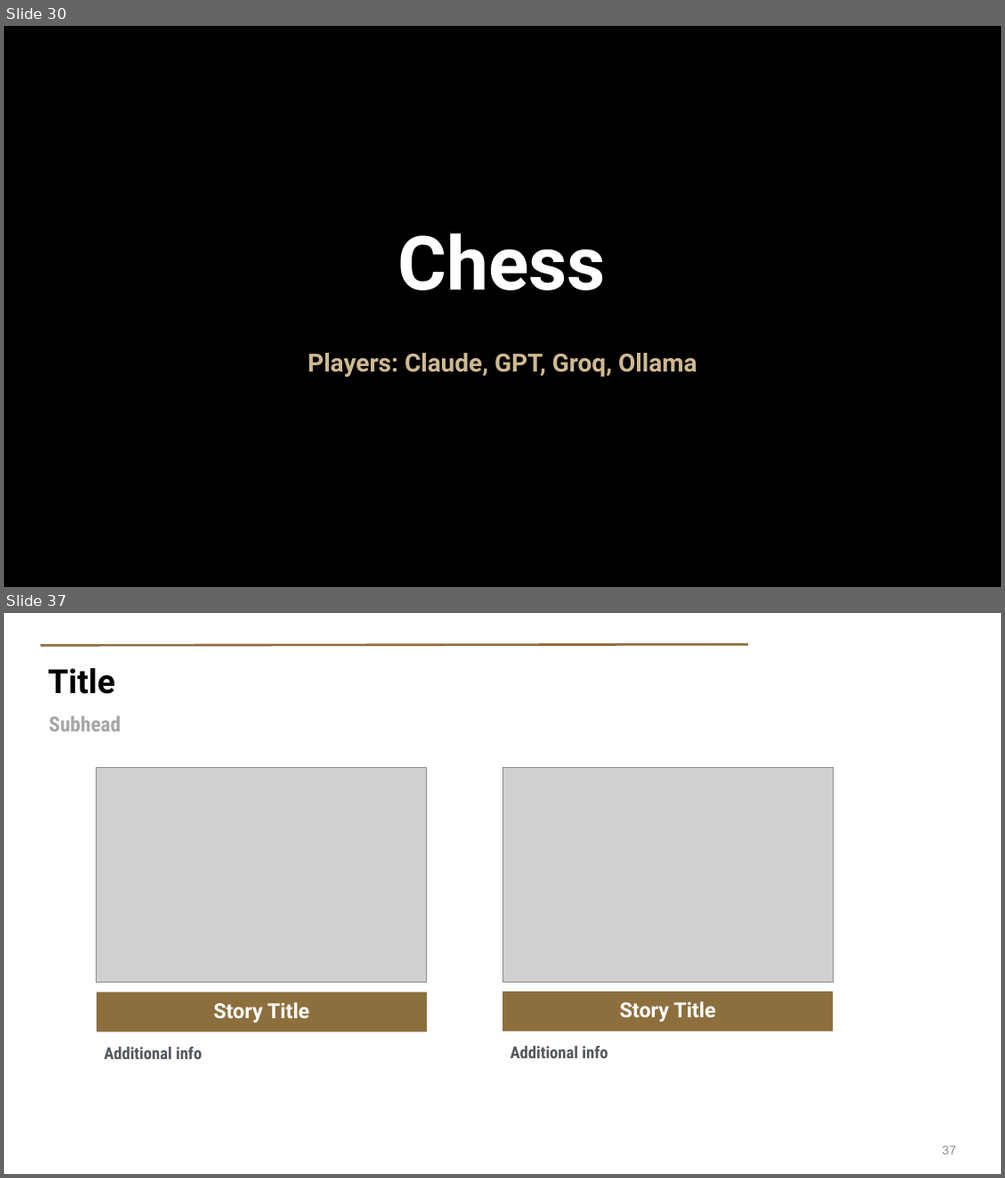
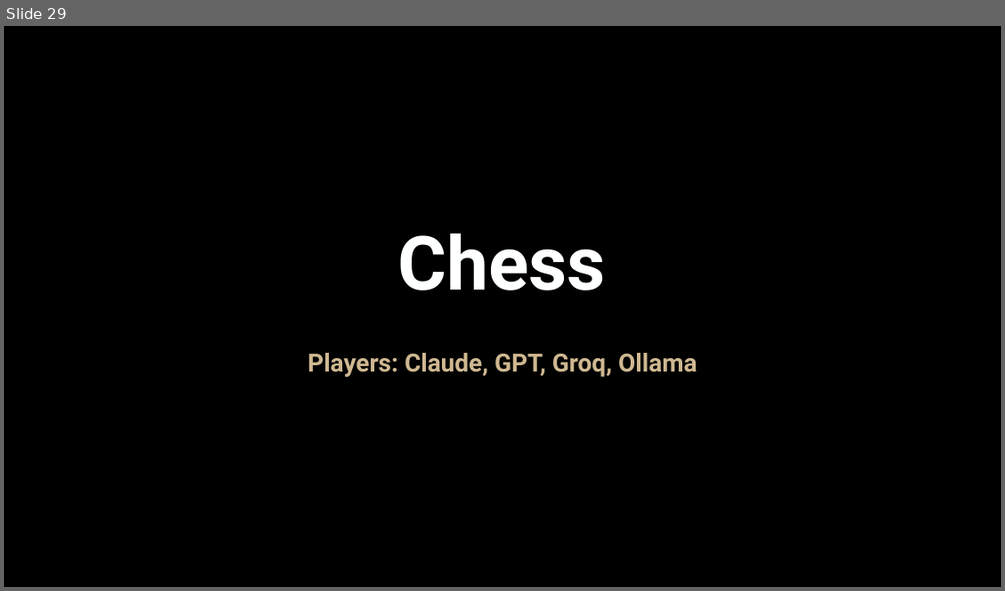
Before and after one commit to Brook-nimuit/AI_HALLUCINATION_CASCADE, a slide deck: PurdueUniversity-Presentation-Template-Widescreen-BrandFonts-2026.pptx/PurdueUniversity-Presentation-Template-Widescreen-BrandFonts-2026.pptx. Shown one above the other, each under a label of ours: slides 30 and 37 before the commit, slide 29 after it; the slides between them are not shown. The pictures are 1005x1178 and 1005x591 pixels, drawn with LibreOffice and Linux fonts; fonts in the diff are those of the drawing; grey boxes stand for pictures; background and template pictures are left out. Boxes give left, top, right and bottom in pixels: in the first picture for what was removed or moved away, otherwise in the second. Text is boxed around its words. In the diff, an @@ line names an element or a change of style, - is before the commit and + after.

```diff
--- a/PurdueUniversity-Presentation-Template-Widescreen-BrandFonts-2026.pptx/PurdueUniversity-Presentation-Template-Widescreen-BrandFonts-2026.pptx
+++ b/PurdueUniversity-Presentation-Template-Widescreen-BrandFonts-2026.pptx/PurdueUniversity-Presentation-Template-Widescreen-BrandFonts-2026.pptx
@@ slide 37 removed at (4, 613, 1001, 1174), background #FEFFFF @@
@@ line removed from (748, 644) to (40, 645) @@
@@ title removed at (48, 668, 115, 694) @@
-Title
@@ text removed at (48, 715, 121, 731) @@
-Subhead
@@ picture removed at (96, 768, 427, 982) @@
@@ picture removed at (502, 768, 833, 982) @@
@@ text removed at (97, 992, 428, 1032) @@
-Story Title
@@ text removed at (502, 991, 833, 1031) @@
-Story Title
@@ text removed at (104, 1046, 202, 1059) @@
-Additional info
@@ text removed at (510, 1046, 607, 1058) @@
-Additional info
@@ page number removed at (942, 1145, 956, 1154) @@
-37
@@ what was slide 30 is now slide 29 @@
```
Also in this commit, not shown: 10 slides changed, 8 slides added, 23 other slides removed, 16 other files.
